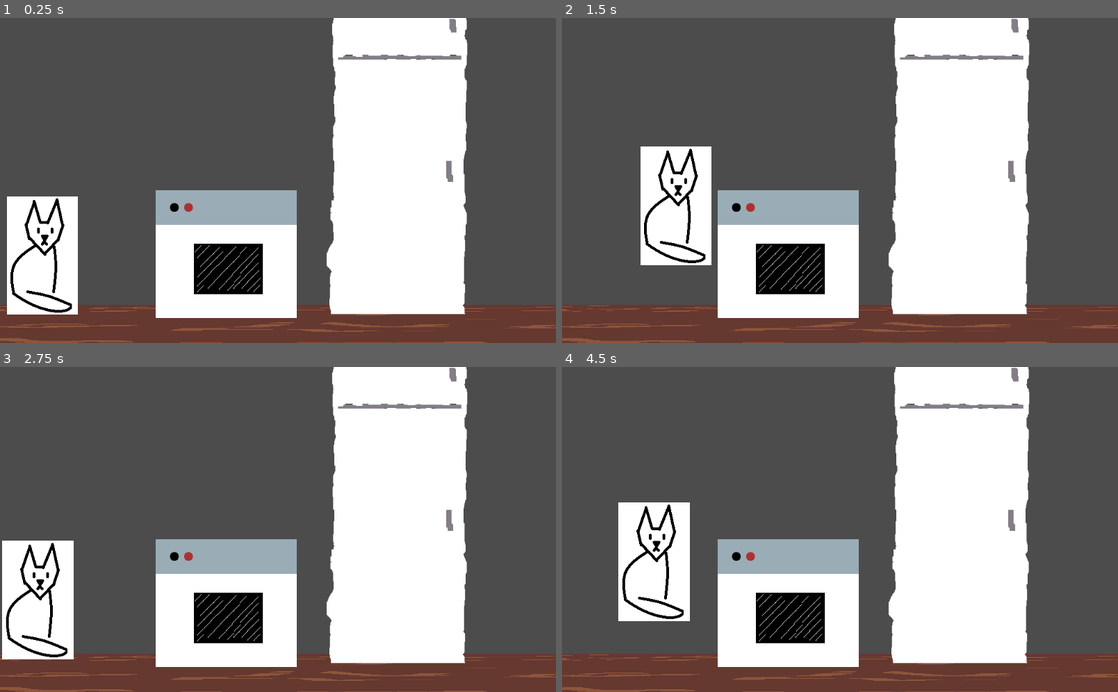
Above: before the commit, frames 1-4 (two rows, left to right).
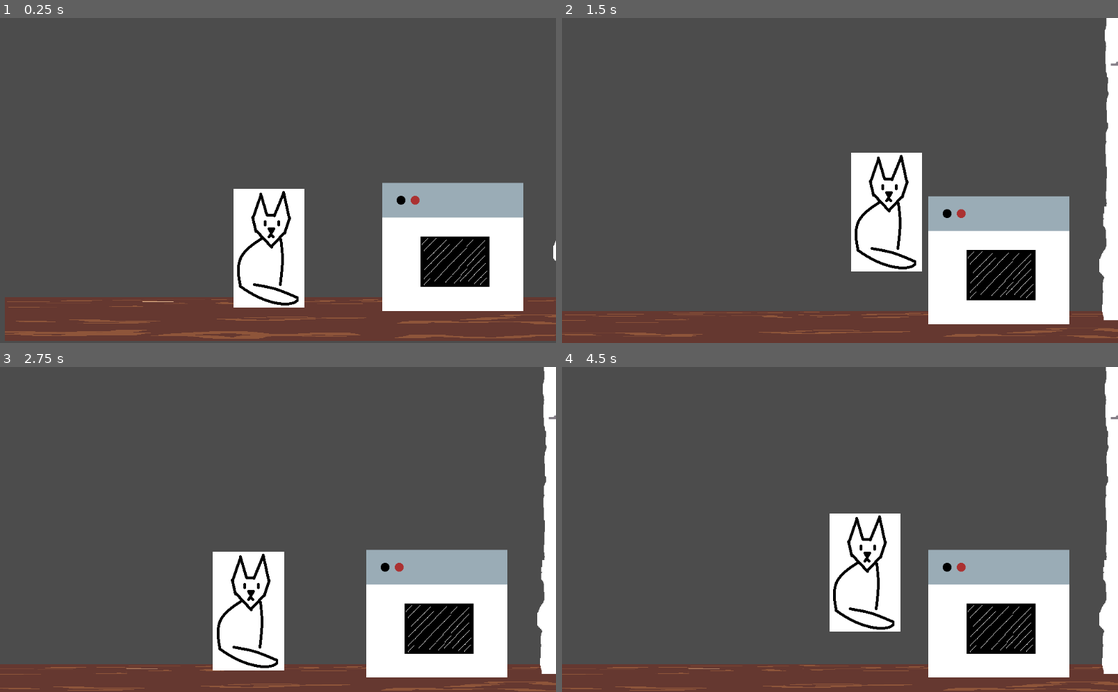
Above: after the commit, the same moments.

Repository: simonmnash/GGJ2019
Game: Godot game, scene res://House.tscn
Same seed, same stepped clock (60 frames per second), same inputs: the game is played once before the commit and once after it.
Inputs:
- Up to frame 1 (0.25 s): no input
- Up to frame 2 (1.5 s): hold Right (ui_right) from 0.53 s (still down); tap Up (ui_up) at 0.77 s
- Up to frame 3 (2.75 s): tap Up (ui_up) at 1.52 s; release Right (ui_right) at 2.03 s; hold Left (ui_left) from 2.03 s (still down)
- Up to frame 4 (4.5 s): release Left (ui_left) at 2.78 s; hold Right (ui_right) 2.78-4.28 s; tap Up (ui_up) at 3.02, 3.77 s; hold Left (ui_left) from 4.28 s (still down)

The runs differ from the first frame. In frame 1, 40% of the frame differs, in the area x 0-100%, y 0-100%; in frame 2, 42%; in frame 3, 40%; in frame 4, 44%.

Commit message:
follow camera

Diff:
--- a/Characters/Cat.tscn
+++ b/Characters/Cat.tscn
@@ -17,7 +17,7 @@
 custom_solver_bias = 0.0
 extents = Vector2( 10, 10 )
 
-[node name="Cat" type="KinematicBody2D"]
+[node name="Cat" type="KinematicBody2D" index="0"]
 
 input_pickable = false
 collision_layer = 1
@@ -36,3 +36,29 @@
 scale = Vector2( 7.54483, 11.8155 )
 shape = SubResource( 2 )
 _sections_unfolded = [ "Transform" ]
+
+[node name="Camera2D" type="Camera2D" parent="." index="2"]
+
+position = Vector2( 16.6555, -118.44 )
+anchor_mode = 1
+rotating = false
+current = true
+zoom = Vector2( 1, 1 )
+limit_left = -10000000
+limit_top = -10000000
+limit_right = 10000000
+limit_bottom = 10000000
+limit_smoothed = false
+drag_margin_h_enabled = true
+drag_margin_v_enabled = true
+smoothing_enabled = false
+smoothing_speed = 5.0
+offset_v = 0.0
+offset_h = 0.0
+drag_margin_left = 0.2
+drag_margin_top = 0.2
+drag_margin_right = 0.2
+drag_margin_bottom = 0.2
+editor_draw_screen = true
+editor_draw_limits = false
+editor_draw_drag_margin = false
--- a/House.tscn
+++ b/House.tscn
@@ -5,7 +5,7 @@
 [ext_resource path="res://House/Fridge.tscn" type="PackedScene" id=3]
 [ext_resource path="res://House/Stove.tscn" type="PackedScene" id=4]
 
-[node name="House" type="Node" index="0"]
+[node name="House" type="Node"]
 
 [node name="Floor" parent="." index="0" instance=ExtResource( 1 )]
 
